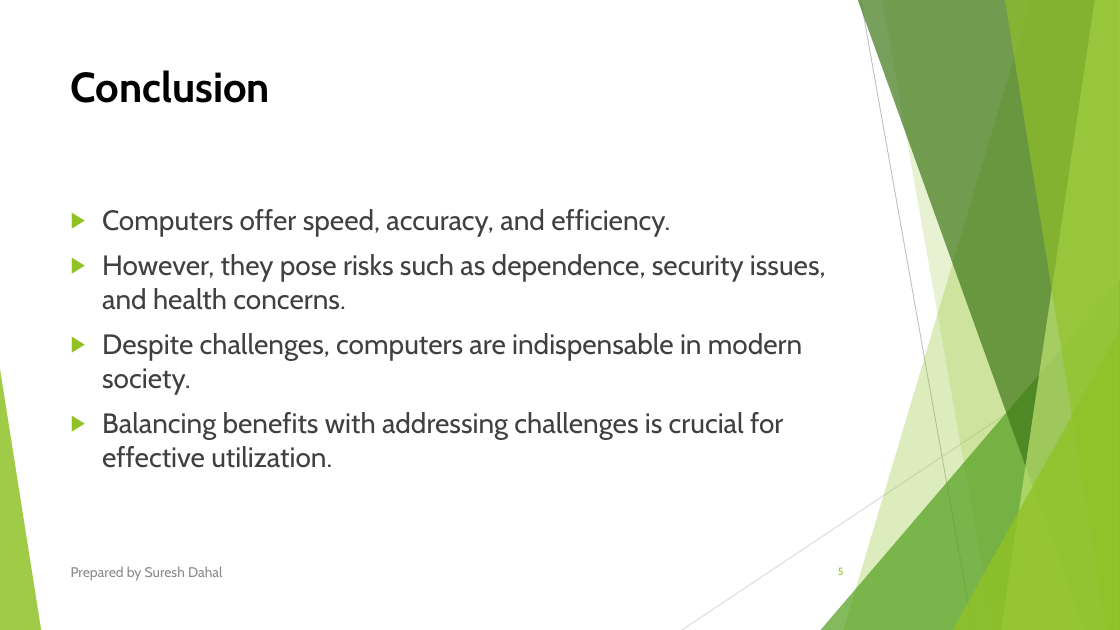
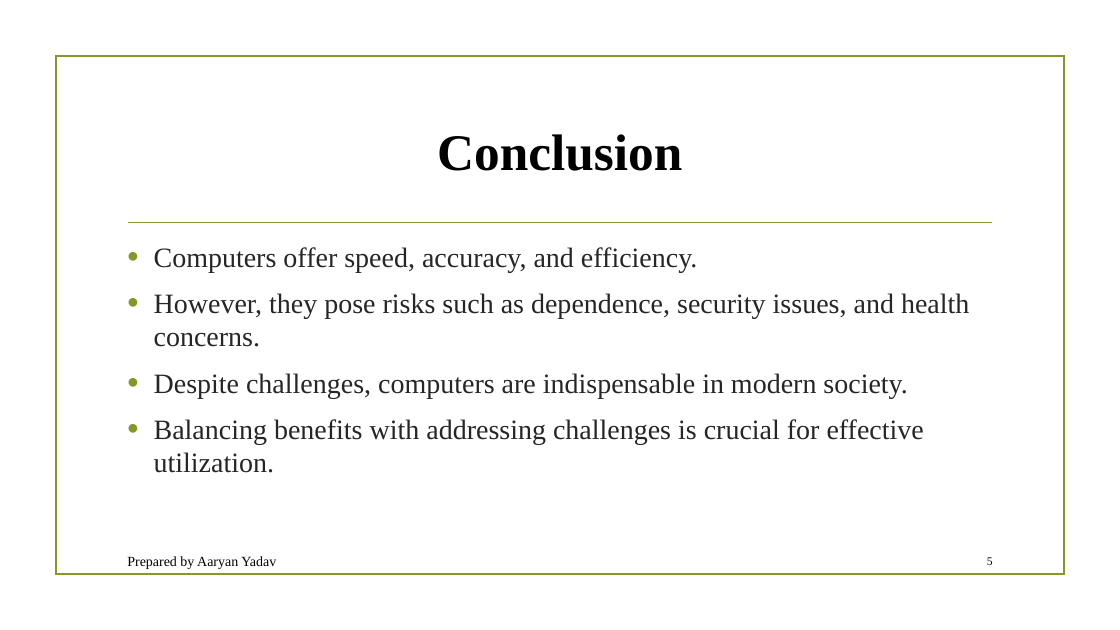
Before and after one commit to coderSuresh/BIT-TU-2080, a slide deck: slide 5 of First semester/Introduction to IT/lab/Power point/Introduction to Computer.pptx. Drawn at 1120x630 pixels with LibreOffice and Linux fonts; fonts in the diff are those of the drawing; background and template pictures are left out. Boxes give left, top, right and bottom in pixels: in the first picture for what was removed or moved away, otherwise in the second. Text is boxed around its words. In the diff, an @@ line names an element or a change of style, - is before the commit and + after.

```diff
--- a/First semester/Introduction to IT/lab/Power point/Introduction to Computer.pptx
+++ b/First semester/Introduction to IT/lab/Power point/Introduction to Computer.pptx
@@ rectangle added at [55, 56, 1064, 575], outline #83992A 1.25 pt @@
@@ title "Conclusion": place and size @@
-title "Conclusion" at [71, 70, 270, 103]
+title "Conclusion" at [437, 134, 682, 171]
@@ title "Conclusion" at [437, 134, 682, 171]: size 36 to 44 pt, font Cabin to Times New Roman; alignment left to centre; vertical alignment top to middle @@
@@ text "Computers offer speed, accuracy, and ...": place and size @@
-text "Computers offer speed, accuracy, and ..." at [102, 209, 826, 468]
+text "Computers offer speed, accuracy, and ..." at [154, 247, 969, 473]
@@ text "Computers offer speed, accuracy, and ..." at [154, 247, 969, 473]: font Cabin to Times New Roman, text colour #404040 to #262626; bullet ▶ to •; bullet colour #90C226 to #83992A @@
@@ line added from (129, 223) to (992, 223), #83992A 1.25 pt @@
@@ group removed at [0, 0, 1120, 630]: 5 freeform shapes, 3 triangles, 2 lines @@
@@ text at [127, 556, 276, 569]: text changed; font Cabin to Times New Roman; text colour #8C8C8C to #000000 @@
-Prepared by Suresh Dahal
+Prepared by Aaryan Yadav
@@ page number: place and size @@
-page number at [838, 567, 844, 575]
+page number at [987, 557, 993, 565]
@@ page number at [987, 557, 993, 565]: size 9 to 10 pt, font Cabin to Times New Roman, text colour #90C226 to #000000 @@
```
Also in this commit, not shown: 4 other slides changed, 25 other files.
